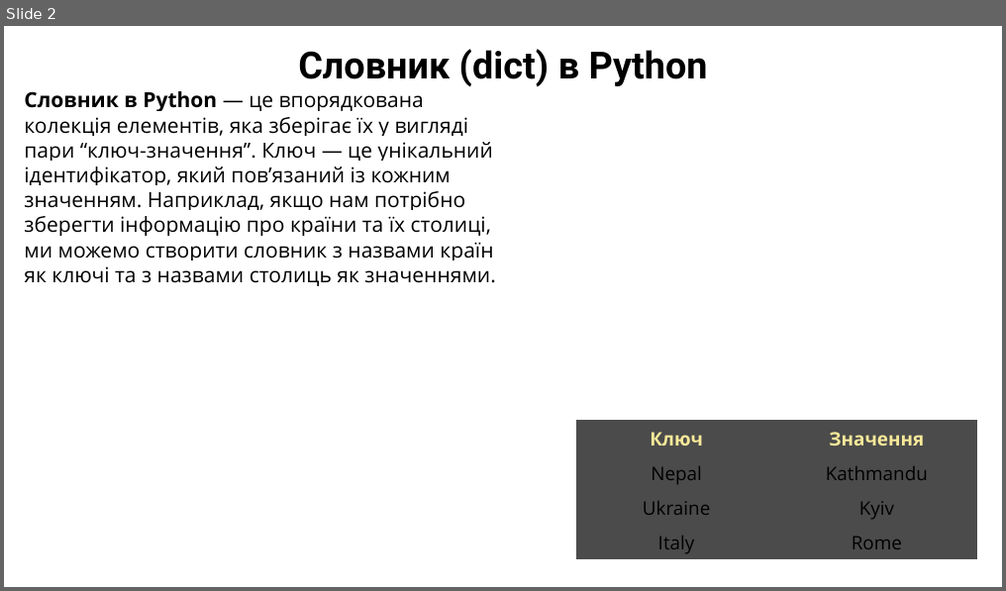
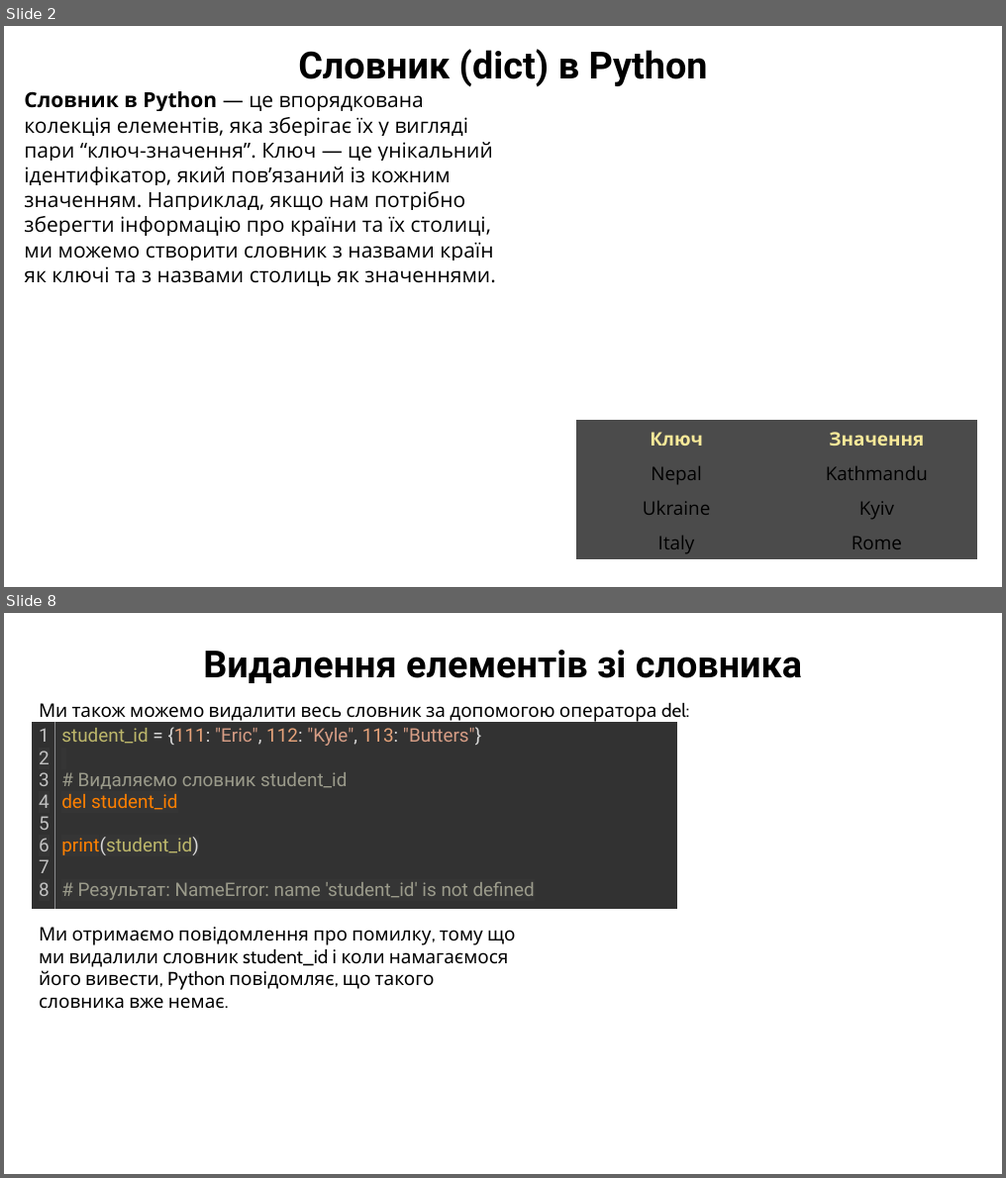
Before and after one commit to arg3ntuum/PythonCourse, a slide deck: Python Урок 10 Словники.pptx. Shown one above the other, each under a label of ours: slide 2 before the commit, slides 2 and 8 after it; the slides between them are not shown. The pictures are 1006x591 and 1006x1178 pixels, drawn with LibreOffice and Linux fonts; fonts in the diff are those of the drawing. Boxes give left, top, right and bottom in pixels: in the first picture for what was removed or moved away, otherwise in the second. Text is boxed around its words. In the diff, an @@ line names an element or a change of style, - is before the commit and + after.

```diff
--- a/Python Урок 10 Словники.pptx
+++ b/Python Урок 10 Словники.pptx
@@ slide 8 added at box(4, 613, 1002, 1174), background #FFFFFF @@
@@ text added at box(203, 650, 802, 683), 36 pt, text #000000, bold @@
+Видалення елементів зі словника
@@ table added at box(32, 722, 678, 909), 1 rows, 2 columns @@
+1 / 2 / 3 / 4 / 5 / 6 / 7 / 8 | student_id = {111: "Eric", 112: "Kyle", 113: "Butters"} / # Видаляємо словник student_id / del student_id / print(student_id) / # Результат: NameError: name 'student_id' is not defined
@@ text added at box(39, 702, 689, 723), 18 pt, text #000000 @@
+Ми також можемо видалити весь словник за допомогою оператора del:
@@ text added at box(39, 927, 516, 1009), 18 pt, text #000000 @@
+Ми отримаємо повідомлення про помилку, тому що ми видалили словник student_id і коли намагаємося його вивести, Python повідомляє, що такого словника вже немає.
```
Also in this commit, not shown: 1 slide changed, 7 other slides added, 1 other file.
